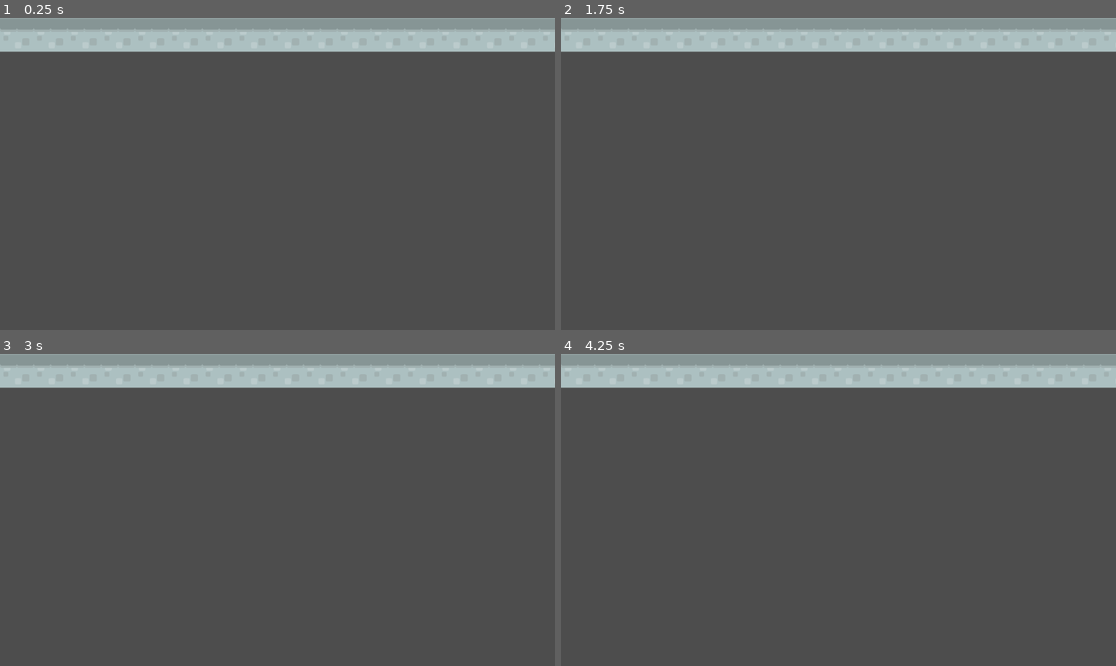
Above: before the commit, frames 1-4 (two rows, left to right).
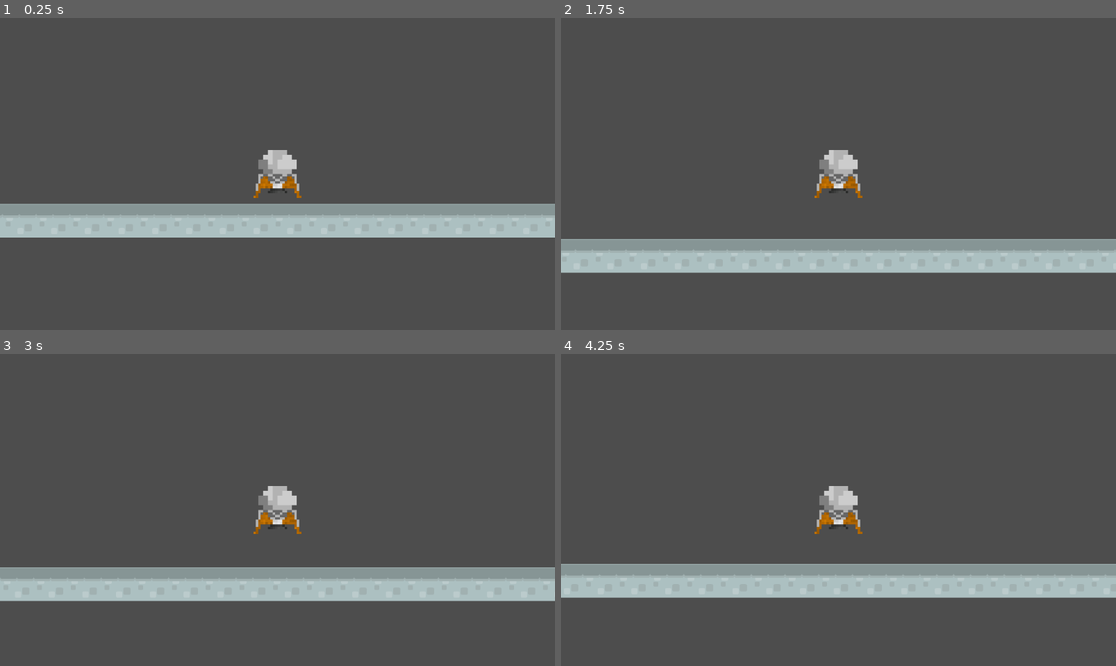
Above: after the commit, the same moments.

Repository: jakemeinershagen/lander
Game: Godot game, scene res://scenes/world.tscn
The game is run twice, just before and just after one commit, with the same random seed, the same clock (stepped at 60 frames per second) and the same inputs. Before the commit the project starts from res://world.tscn.
Inputs:
- Up to frame 1 (0.25 s): no input
- Up to frame 2 (1.75 s): tap Enter (ui_accept) at 0.5, 0.6, 0.77, 1.07, 1.35, 1.52 s; hold Right (ui_right) from 0.53 s (still down)
- Up to frame 3 (3 s): tap Enter (ui_accept) at 1.82, 2.1, 2.75, 2.85 s; release Right (ui_right) at 2.03 s; hold Left (ui_left) 2.03-2.78 s; hold Right (ui_right) from 2.78 s (still down)
- Up to frame 4 (4.25 s): keep holding Right (ui_right); tap Enter (ui_accept) at 3.02, 3.32, 3.6, 3.77, 4.07 s

The runs differ from the first frame. In frame 1, 23% of the frame differs, in the area x 0-100%, y 0-71%; in frame 2, 23%; in frame 3, 23%; in frame 4, 23%.

Commit message:
super basic  player

Diff:
--- a/project.godot
+++ b/project.godot
@@ -11,7 +11,7 @@
 [application]
 
 config/name="Lander"
-run/main_scene="res://world.tscn"
+run/main_scene="res://scenes/world.tscn"
 config/features=PackedStringArray("4.3", "GL Compatibility")
 config/icon="res://icon.svg"
 
@@ -21,5 +21,6 @@
 
 [rendering]
 
+textures/canvas_textures/default_texture_filter=0
 renderer/rendering_method="gl_compatibility"
 renderer/rendering_method.mobile="gl_compatibility"
--- /dev/null
+++ b/scenes/player.tscn
@@ -0,0 +1,17 @@
+[gd_scene load_steps=4 format=3 uid="uid://djws51ielo1ar"]
+
+[ext_resource type="Script" path="res://scripts/player.gd" id="1_w5whq"]
+[ext_resource type="Texture2D" uid="uid://h01asul4ghhi" path="res://assets/Lunar Lander Only.png" id="2_gn1ro"]
+
+[sub_resource type="RectangleShape2D" id="RectangleShape2D_a5atk"]
+
+[node name="Ship" type="CharacterBody2D"]
+script = ExtResource("1_w5whq")
+
+[node name="Sprite2D" type="Sprite2D" parent="."]
+texture = ExtResource("2_gn1ro")
+
+[node name="CollisionShape2D" type="CollisionShape2D" parent="."]
+shape = SubResource("RectangleShape2D_a5atk")
+
+[node name="Camera2D" type="Camera2D" parent="."]
--- a/world.tscn
+++ b/scenes/world.tscn
@@ -1,9 +1,10 @@
-[gd_scene load_steps=4 format=4 uid="uid://sfk2hemtd6qb"]
+[gd_scene load_steps=5 format=4 uid="uid://sfk2hemtd6qb"]
 
-[ext_resource type="Texture2D" uid="uid://6kft2y8fr8sb" path="res://assets/tiles_spritesheet.png" id="1_ee3e5"]
+[ext_resource type="Texture2D" uid="uid://6kft2y8fr8sb" path="res://assets/tiles_spritesheet.png" id="1_fs4mk"]
+[ext_resource type="PackedScene" uid="uid://djws51ielo1ar" path="res://scenes/player.tscn" id="2_pttrc"]
 
 [sub_resource type="TileSetAtlasSource" id="TileSetAtlasSource_jqycc"]
-texture = ExtResource("1_ee3e5")
+texture = ExtResource("1_fs4mk")
 separation = Vector2i(2, 2)
 texture_region_size = Vector2i(70, 70)
 0:0/0 = 0
@@ -179,3 +180,7 @@
 [node name="TileMap" type="TileMapLayer" parent="."]
 tile_map_data = PackedByteArray("AADt/wAAAQALAAIAAADu/wAAAQALAAIAAADv/wAAAQALAAIAAADw/wAAAQALAAIAAADx/wAAAQALAAIAAADy/w …(784 unchanged characters)…
 tile_set = SubResource("TileSet_p1p78")
+
+[node name="Ship" parent="." instance=ExtResource("2_pttrc")]
+position = Vector2(361, -91)
+scale = Vector2(5, 5)
--- /dev/null
+++ b/scripts/player.gd
@@ -0,0 +1,25 @@
+extends CharacterBody2D
+
+
+const SPEED = 300.0
+const JUMP_VELOCITY = -400.0
+
+
+func _physics_process(delta: float) -> void:
+	# Add the gravity.
+	if not is_on_floor():
+		velocity += get_gravity() * delta
+
+	# Handle jump.
+	if Input.is_action_just_pressed("ui_accept") and is_on_floor():
+		velocity.y = JUMP_VELOCITY
+
+	# Get the input direction and handle the movement/deceleration.
+	# As good practice, you should replace UI actions with custom gameplay actions.
+	var direction := Input.get_axis("ui_left", "ui_right")
+	if direction:
+		velocity.x = direction * SPEED
+	else:
+		velocity.x = move_toward(velocity.x, 0, SPEED)
+
+	move_and_slide()
Binary file added: assets/Lunar Lander Only.png
Not shown, added: assets/Lunar Lander Only.png.import
